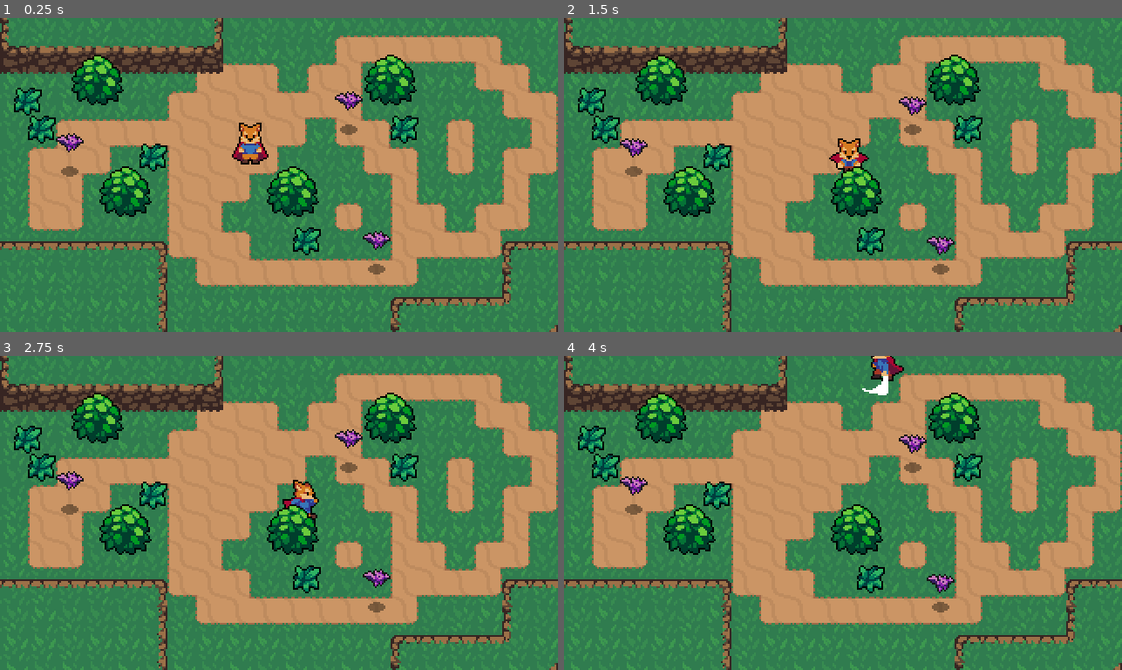
Above: before the commit, frames 1-4 (two rows, left to right).
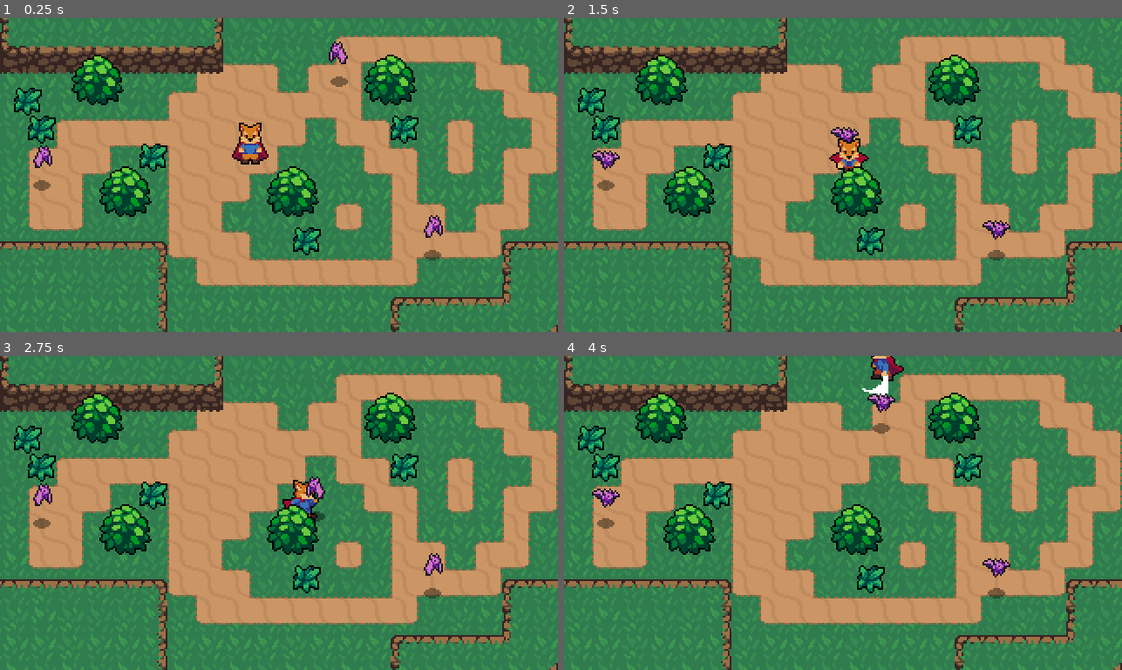
Above: after the commit, the same moments.

Repository: acbarker19/Godot-Action-RPG
Game: Godot game, scene res://World.tscn
Same seed, same stepped clock (60 frames per second), same inputs: the game is played once before the commit and once after it.
Inputs:
- Up to frame 1 (0.25 s): no input
- Up to frame 2 (1.5 s): hold Right (ui_right) 0.53-1.28 s; tap X (attack) at 0.6 s; hold Down (ui_down) from 1.28 s (still down); tap K (roll) at 1.35 s
- Up to frame 3 (2.75 s): release Down (ui_down) at 2.03 s; hold Right (ui_right) from 2.03 s (still down); tap X (attack) at 2.1 s
- Up to frame 4 (4 s): release Right (ui_right) at 2.78 s; hold Up (ui_up) 2.78-3.53 s; tap K (roll) at 2.85 s; hold Left (ui_left) from 3.53 s (still down); tap X (attack) at 3.6 s

The runs differ from the first frame. In frame 1, 1.5% of the frame differs, in the area x 5-80%, y 7-82%; in frame 2, 1.4%; in frame 3, 1.4%; in frame 4, 1.5%, in the area x 5-80%, y 11-82%.

Commit message:
Added Basic Bat AI

Diff:
--- /dev/null
+++ b/Effects/HitEffect.tscn
@@ -0,0 +1,26 @@
+[gd_scene load_steps=6 format=2]
+
+[ext_resource path="res://Effects/Effect.gd" type="Script" id=1]
+[ext_resource path="res://Effects/HitEffect.png" type="Texture" id=2]
+
+[sub_resource type="AtlasTexture" id=1]
+atlas = ExtResource( 2 )
+region = Rect2( 0, 0, 24, 24 )
+
+[sub_resource type="AtlasTexture" id=2]
+atlas = ExtResource( 2 )
+region = Rect2( 24, 0, 24, 24 )
+
+[sub_resource type="SpriteFrames" id=3]
+animations = [ {
+"frames": [ SubResource( 1 ), SubResource( 2 ) ],
+"loop": true,
+"name": "Animate",
+"speed": 15.0
+} ]
+
+[node name="HitEffect" type="AnimatedSprite"]
+frames = SubResource( 3 )
+animation = "Animate"
+offset = Vector2( 0, -8 )
+script = ExtResource( 1 )
--- a/Enemies/Bat.gd
+++ b/Enemies/Bat.gd
@@ -2,18 +2,56 @@
 
 const EnemyDeathEffect = preload("res://Effects/EnemyDeathEffect.tscn")
 
+export var ACCELERATION = 300
+export var MAX_SPEED = 50
+export var FRICTION = 200
+
+enum {
+	IDLE,
+	WANDER,
+	CHASE
+}
+
+var velocity = Vector2.ZERO
 var knockback = Vector2.ZERO
 
+var state = CHASE
+
+onready var sprite = $AnimatedSprite
 onready var stats = $Stats
+onready var playerDetectionZone = $PlayerDetectionZone
 
 func _physics_process(delta):
 	knockback = knockback.move_toward(Vector2.ZERO, 200 * delta)
 	knockback = move_and_slide(knockback)
 
+	match state:
+		IDLE:
+			velocity = velocity.move_toward(Vector2.ZERO, FRICTION * delta)
+			seek_player()
+
+		WANDER:
+			pass
+
+		CHASE:
+			var player = playerDetectionZone.player
+			if player != null:
+				var direction = (player.global_position - global_position).normalized()
+				velocity = velocity.move_toward(direction * MAX_SPEED, ACCELERATION * delta)
+			else:
+				state = IDLE
+
+			sprite.flip_h = velocity.x < 0
+
+	velocity = move_and_slide(velocity)
+
+func seek_player():
+	if playerDetectionZone.can_see_player():
+		state = CHASE
+
 func _on_Hurtbox_area_entered(area):
 	stats.health -= 1
 	knockback = area.knockback_vector * 120
-
 
 func _on_Stats_no_health():
 	queue_free()
--- a/Enemies/Bat.tscn
+++ b/Enemies/Bat.tscn
@@ -1,10 +1,11 @@
-[gd_scene load_steps=14 format=2]
+[gd_scene load_steps=16 format=2]
 
 [ext_resource path="res://Enemies/Bat.png" type="Texture" id=1]
 [ext_resource path="res://Shadows/SmallShadow.png" type="Texture" id=2]
 [ext_resource path="res://Overlap/Hurtbox.tscn" type="PackedScene" id=3]
 [ext_resource path="res://Enemies/Bat.gd" type="Script" id=4]
 [ext_resource path="res://Stats.tscn" type="PackedScene" id=5]
+[ext_resource path="res://Enemies/PlayerDetectionZone.tscn" type="PackedScene" id=6]
 
 [sub_resource type="AtlasTexture" id=1]
 atlas = ExtResource( 1 )
@@ -41,6 +42,9 @@
 radius = 6.0
 height = 6.0
 
+[sub_resource type="CircleShape2D" id=9]
+radius = 71.0
+
 [node name="Bat" type="KinematicBody2D"]
 collision_layer = 16
 script = ExtResource( 4 )
@@ -48,6 +52,7 @@
 [node name="AnimatedSprite" type="AnimatedSprite" parent="."]
 frames = SubResource( 6 )
 animation = "fly"
+frame = 4
 playing = true
 offset = Vector2( 0, -12 )
 
@@ -66,7 +71,15 @@
 
 [node name="Stats" parent="." instance=ExtResource( 5 )]
 max_health = 2
+
+[node name="PlayerDetectionZone" parent="." instance=ExtResource( 6 )]
+
+[node name="CollisionShape2D" parent="PlayerDetectionZone" index="0"]
+modulate = Color( 1, 1, 1, 0.454902 )
+shape = SubResource( 9 )
 [connection signal="area_entered" from="Hurtbox" to="." method="_on_Hurtbox_area_entered"]
 [connection signal="no_health" from="Stats" to="." method="_on_Stats_no_health"]
 
 [editable path="Hurtbox"]
+
+[editable path="PlayerDetectionZone"]
--- /dev/null
+++ b/Enemies/PlayerDetectionZone.gd
@@ -0,0 +1,12 @@
+extends Area2D
+
+var player = null
+
+func can_see_player():
+	return player != null
+
+func _on_PlayerDetectionZone_body_entered(body):
+	player = body
+
+func _on_PlayerDetectionZone_body_exited(body):
+	player = null
--- /dev/null
+++ b/Enemies/PlayerDetectionZone.tscn
@@ -0,0 +1,12 @@
+[gd_scene load_steps=2 format=2]
+
+[ext_resource path="res://Enemies/PlayerDetectionZone.gd" type="Script" id=1]
+
+[node name="PlayerDetectionZone" type="Area2D"]
+collision_layer = 0
+collision_mask = 2
+script = ExtResource( 1 )
+
+[node name="CollisionShape2D" type="CollisionShape2D" parent="."]
+[connection signal="body_entered" from="." to="." method="_on_PlayerDetectionZone_body_entered"]
+[connection signal="body_exited" from="." to="." method="_on_PlayerDetectionZone_body_exited"]
--- /dev/null
+++ b/Overlap/Hurtbox.gd
@@ -0,0 +1,12 @@
+extends Area2D
+
+export(bool) var show_hit = true
+
+const HitEffect = preload("res://Effects/HitEffect.tscn")
+
+func _on_Hurtbox_area_entered(area):
+	if show_hit:
+		var effect = HitEffect.instance()
+		var main = get_tree().current_scene
+		main.add_child(effect)
+		effect.global_position = global_position
--- a/Overlap/Hurtbox.tscn
+++ b/Overlap/Hurtbox.tscn
@@ -1,7 +1,11 @@
-[gd_scene format=2]
+[gd_scene load_steps=2 format=2]
+
+[ext_resource path="res://Overlap/Hurtbox.gd" type="Script" id=1]
 
 [node name="Hurtbox" type="Area2D"]
 collision_layer = 2147483648
 collision_mask = 0
+script = ExtResource( 1 )
 
 [node name="CollisionShape2D" type="CollisionShape2D" parent="."]
+[connection signal="area_entered" from="." to="." method="_on_Hurtbox_area_entered"]
--- a/World.tscn
+++ b/World.tscn
@@ -541,10 +541,10 @@
 position = Vector2( 8, 40 )
 
 [node name="Bat" parent="YSort" instance=ExtResource( 7 )]
-position = Vector2( 200, 64 )
+position = Vector2( 24, 96 )
 
 [node name="Bat2" parent="YSort" instance=ExtResource( 7 )]
-position = Vector2( 216, 144 )
+position = Vector2( 248, 136 )
 
 [node name="Bat3" parent="YSort" instance=ExtResource( 7 )]
-position = Vector2( 40, 88 )
+position = Vector2( 200, 32 )
--- a/World/Grass.tscn
+++ b/World/Grass.tscn
@@ -17,6 +17,7 @@
 
 [node name="Hurtbox" parent="." instance=ExtResource( 3 )]
 collision_layer = 2147483656
+show_hit = false
 
 [node name="CollisionShape2D" parent="Hurtbox" index="0"]
 position = Vector2( 8, 8 )
